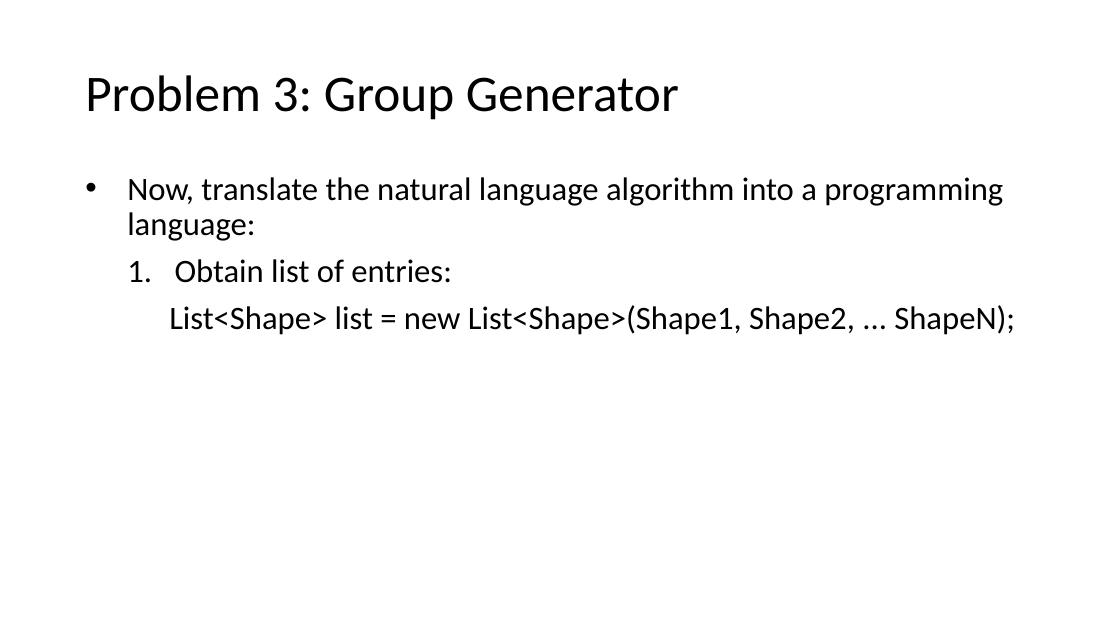
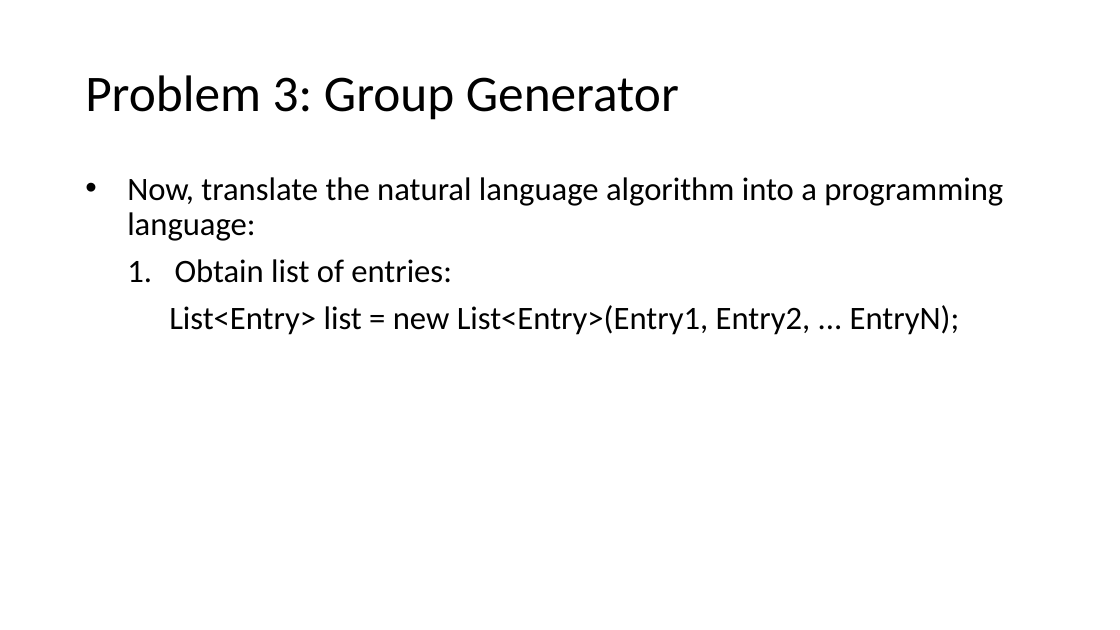
Before and after one commit to MrJoshGross/Course-Curricular-Material, a slide deck: slide 39 of Computer Science Discoveries/Lectures/Lecture 0 - Problems and Problem Solving.pptx (slide 32 before the commit). Drawn at 1120x630 pixels with LibreOffice and Linux fonts; fonts in the diff are those of the drawing. Boxes give left, top, right and bottom in pixels: in the first picture for what was removed or moved away, otherwise in the second. Text is boxed around its words. In the diff, an @@ line names an element or a change of style, - is before the commit and + after.

```diff
--- a/Computer Science Discoveries/Lectures/Lecture 0 - Problems and Problem Solving.pptx
+++ b/Computer Science Discoveries/Lectures/Lecture 0 - Problems and Problem Solving.pptx
@@ text at [169, 305, 960, 335]: text changed @@
-    List<Shape> list = new List<Shape>(Shape1, Shape2, ... ShapeN);
+    List<Entry> list = new List<Entry>(Entry1, Entry2, ... EntryN);
```
Also in this commit, not shown: 10 other slides changed, 9 slides added, 1 other file.
